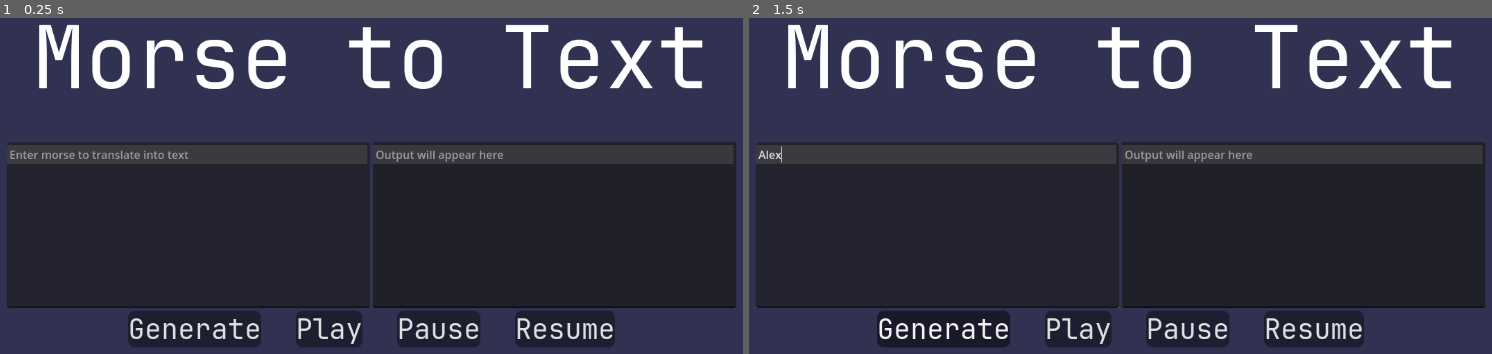
Above: before the commit, frames 1-2 (left to right).
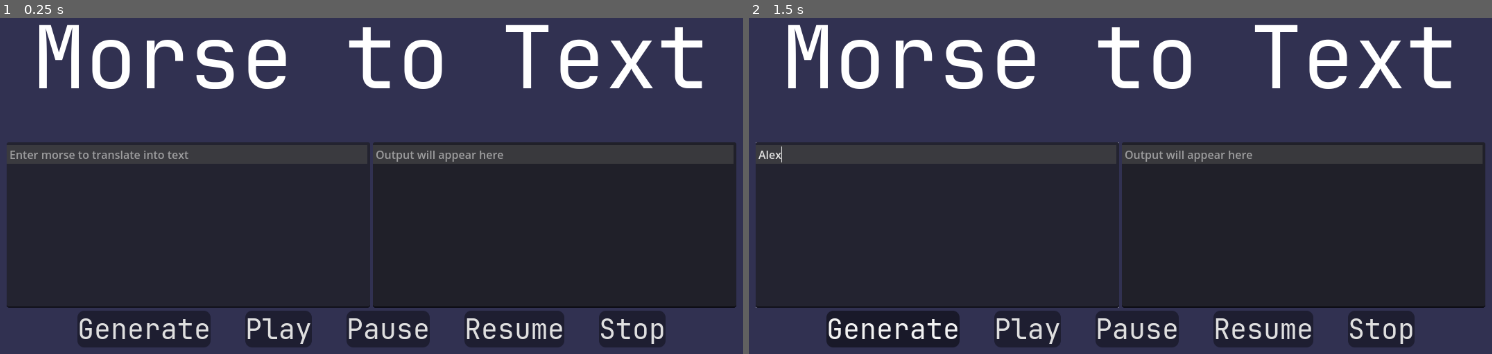
Above: after the commit, the same moments.

Repository: GiorgosAthanasopoulos/VisualMorse
Game: Godot game, scene res://scenes/MorseToTextScene.tscn
Same seed, same stepped clock (60 frames per second), same inputs: the game is played once before the commit and once after it. This scene is started directly instead of the project's main scene. Sound files missing from this copy of the repository are replaced by a short silence.
Inputs (mouse positions are in pixels of both pictures, inside the frame that each line leads up to):
- Up to frame 1 (0.25 s): no input
- Up to frame 2 (1.5 s): click (934, 226) at 0.52 s; type "Alex" at 0.6 s; click "Generate" at 1.25 s

The runs differ from the first frame. In frame 1, 5.8% of the frame differs, in the area x 10-90%, y 87-98%; in frame 2, 5.8%.

Commit message:
fixed type hinting on all script files

Diff:
--- a/scenes/MorseToTextScene.tscn
+++ b/scenes/MorseToTextScene.tscn
@@ -133,6 +133,19 @@
 theme_override_styles/pressed = SubResource("StyleBoxFlat_6cag6")
 text = "Resume"
 
+[node name="StopButtonMarginContainer" type="MarginContainer" parent="ParentMarginContainer2/ContentVerticalContainer/ButtonsHorizontalContainer"]
+layout_mode = 2
+
+[node name="StopButton" type="Button" parent="ParentMarginContainer2/ContentVerticalContainer/ButtonsHorizontalContainer/StopButtonMarginContainer"]
+layout_mode = 2
+focus_mode = 0
+theme_override_fonts/font = ExtResource("2_w7ruq")
+theme_override_font_sizes/font_size = 40
+theme_override_styles/normal = SubResource("StyleBoxFlat_k62ix")
+theme_override_styles/hover = SubResource("StyleBoxFlat_v566s")
+theme_override_styles/pressed = SubResource("StyleBoxFlat_6cag6")
+text = "Stop"
+
 [node name="Morse" type="AudioStreamPlayer" parent="."]
 bus = &"Sound"
 
@@ -140,3 +153,4 @@
 [connection signal="button_up" from="ParentMarginContainer2/ContentVerticalContainer/ButtonsHorizontalContainer/PlayButtonMarginContainer/PlayButton" to="." method="_on_play_button_button_up"]
 [connection signal="button_up" from="ParentMarginContainer2/ContentVerticalContainer/ButtonsHorizontalContainer/PauseButtonMarginContainer/PauseButton" to="." method="_on_pause_button_button_up"]
 [connection signal="button_up" from="ParentMarginContainer2/ContentVerticalContainer/ButtonsHorizontalContainer/ResumeButtonMarginContainer/ResumeButton" to="." method="_on_resume_button_button_up"]
+[connection signal="button_up" from="ParentMarginContainer2/ContentVerticalContainer/ButtonsHorizontalContainer/StopButtonMarginContainer/StopButton" to="." method="_on_stop_button_button_up"]
--- a/scenes/TextToMorseScene.tscn
+++ b/scenes/TextToMorseScene.tscn
@@ -133,6 +133,19 @@
 theme_override_styles/pressed = SubResource("StyleBoxFlat_l4p84")
 text = "Resume"
 
+[node name="StopButtonMarginContainer" type="MarginContainer" parent="ParentMarginContainer/ContentVerticalContainer/ButtonsHorizontalContainer"]
+layout_mode = 2
+
+[node name="StopButton" type="Button" parent="ParentMarginContainer/ContentVerticalContainer/ButtonsHorizontalContainer/StopButtonMarginContainer"]
+layout_mode = 2
+focus_mode = 0
+theme_override_fonts/font = ExtResource("2_qr0ee")
+theme_override_font_sizes/font_size = 40
+theme_override_styles/normal = SubResource("StyleBoxFlat_jqyur")
+theme_override_styles/hover = SubResource("StyleBoxFlat_kxvou")
+theme_override_styles/pressed = SubResource("StyleBoxFlat_l4p84")
+text = "Stop"
+
 [node name="Morse" type="AudioStreamPlayer" parent="."]
 bus = &"Sound"
 
@@ -140,3 +153,4 @@
 [connection signal="button_up" from="ParentMarginContainer/ContentVerticalContainer/ButtonsHorizontalContainer/PlayButtonMarginContainer/PlayButton" to="." method="_on_play_button_button_up"]
 [connection signal="button_up" from="ParentMarginContainer/ContentVerticalContainer/ButtonsHorizontalContainer/PauseButtonMarginContainer/PauseButton" to="." method="_on_pause_button_button_up"]
 [connection signal="button_up" from="ParentMarginContainer/ContentVerticalContainer/ButtonsHorizontalContainer/ResumeButtonMarginContainer/ResumeButton" to="." method="_on_resume_button_button_up"]
+[connection signal="button_up" from="ParentMarginContainer/ContentVerticalContainer/ButtonsHorizontalContainer/StopButtonMarginContainer/StopButton" to="." method="_on_stop_button_button_up"]
--- a/scripts/CopyPracticeScene.gd
+++ b/scripts/CopyPracticeScene.gd
@@ -6,7 +6,7 @@
 var solution: String
 
 
-func _ready():
+func _ready() -> void:
 	Utils.pause_music()
 
 
--- a/scripts/LobbyScene.gd
+++ b/scripts/LobbyScene.gd
@@ -1,16 +1,15 @@
 extends Node2D
 
+@export var mainMenuScene: String
+@export var morseToTextScene: String
+@export var textToMorseScene: String
+@export var copyPracticeScene: String
+@export var sendPracticeScene: String
 
-@export var mainMenuScene : String
-@export var morseToTextScene : String
-@export var textToMorseScene : String
-@export var copyPracticeScene : String
-@export var sendPracticeScene : String
-
-var freeToGoBack : bool = false
+var freeToGoBack: bool = false
 
 
-func _ready():
+func _ready() -> void:
 	Utils.resume_music()
 
 
--- a/scripts/MorseToTextScene.gd
+++ b/scripts/MorseToTextScene.gd
@@ -1,11 +1,11 @@
 extends Node2D
 
-@export var lobbyScene : String
+@export var lobbyScene: String
 
 var morsePosition: float = 0.0
 
 
-func _ready():
+func _ready() -> void:
 	Utils.pause_music()
 
 
@@ -14,21 +14,35 @@
 		get_tree().change_scene_to_file(lobbyScene)
 
 
-func _on_generate_button_button_up():
-	$"ParentMarginContainer2/ContentVerticalContainer/IOHorizontalContainer/OutputTextEdit".text = Utils.morse_to_text($"ParentMarginContainer2/ContentVerticalContainer/IOHorizontalContainer/InputTextEdit".text)
-	Utils.generate_morse_audio($"ParentMarginContainer2/ContentVerticalContainer/IOHorizontalContainer/OutputTextEdit".text)
+func _on_generate_button_button_up() -> void:
+	$"ParentMarginContainer2/ContentVerticalContainer/IOHorizontalContainer/OutputTextEdit".text = (
+		Utils
+		. morse_to_text(
+			(
+				$"ParentMarginContainer2/ContentVerticalContainer/IOHorizontalContainer/InputTextEdit"
+				. text
+			)
+		)
+	)
+	Utils.generate_morse_audio(
+		$"ParentMarginContainer2/ContentVerticalContainer/IOHorizontalContainer/OutputTextEdit".text
+	)
 	$Morse.stream = Utils.load_audio_stream_from_file(GlobalVariables.morseFilename)
 
 
-func _on_play_button_button_up():
+func _on_play_button_button_up() -> void:
 	$Morse.play()
 
 
-func _on_pause_button_button_up():
+func _on_pause_button_button_up() -> void:
 	morsePosition = $Morse.get_playback_position()
 	$Morse.stop()
 
 
-func _on_resume_button_button_up():
+func _on_resume_button_button_up() -> void:
 	if not $Morse.playing:
 		$Morse.play(morsePosition)
+
+
+func _on_stop_button_button_up() -> void:
+	$Morse.stop()
--- a/scripts/SendPracticeScene.gd
+++ b/scripts/SendPracticeScene.gd
@@ -1,10 +1,9 @@
 extends Node2D
 
-
-@export var lobbyScene : String
+@export var lobbyScene: String
 
 
-func _ready():
+func _ready() -> void:
 	Utils.pause_music()
 
 
--- a/scripts/TextToMorseScene.gd
+++ b/scripts/TextToMorseScene.gd
@@ -1,12 +1,11 @@
 extends Node2D
 
-
-@export var lobbyScene : String
+@export var lobbyScene: String
 
 var morsePosition: float = 0.0
 
 
-func _ready():
+func _ready() -> void:
 	Utils.pause_music()
 
 
@@ -16,13 +15,24 @@
 
 
 func _on_generate_button_button_up() -> void:
-	$"ParentMarginContainer/ContentVerticalContainer/IOHorizontalContainer/OutputTextEdit".text = Utils.text_to_morse($"ParentMarginContainer/ContentVerticalContainer/IOHorizontalContainer/InputTextEdit".text)
-	Utils.generate_morse_audio($"ParentMarginContainer/ContentVerticalContainer/IOHorizontalContainer/InputTextEdit".text)
+	$"ParentMarginContainer/ContentVerticalContainer/IOHorizontalContainer/OutputTextEdit".text = (
+		Utils
+		. text_to_morse(
+			(
+				$"ParentMarginContainer/ContentVerticalContainer/IOHorizontalContainer/InputTextEdit"
+				. text
+			)
+		)
+	)
+	Utils.generate_morse_audio(
+		$"ParentMarginContainer/ContentVerticalContainer/IOHorizontalContainer/InputTextEdit".text
+	)
 	$Morse.stream = Utils.load_audio_stream_from_file(GlobalVariables.morseFilename)
 
 
 func _on_play_button_button_up() -> void:
 	$Morse.play()
+
 
 func _on_pause_button_button_up() -> void:
 	morsePosition = $Morse.get_playback_position()
@@ -32,3 +42,7 @@
 func _on_resume_button_button_up() -> void:
 	if not $Morse.playing:
 		$Morse.play(morsePosition)
+
+
+func _on_stop_button_button_up() -> void:
+	$Morse.stop()
--- a/scripts/Utils.gd
+++ b/scripts/Utils.gd
@@ -54,7 +54,7 @@
 var position: float = 0.0
 
 
-func _ready():
+func _ready() -> void:
 	for key in text_to_morse_map:
 		morse_to_text_map[text_to_morse_map[key]] = key
 	for key in prosign_map:
@@ -120,6 +120,10 @@
 
 
 func generate_morse_audio(morse: String) -> void:
+	var sound_dir: String = "./assets/sound"
+	if not DirAccess.dir_exists_absolute(sound_dir):
+		DirAccess.make_dir_absolute(sound_dir)
+
 	for ch in morse.to_lower():
 		if not text_to_morse_map.has(ch):
 			morse = morse.replace(ch, "")
@@ -266,7 +270,7 @@
 	var res: String = ""
 
 	while len(res) < length:
-		var rand_prosign: String = prosign_map.keys()[get_rand_int(0, len(prosign_map.keys())-1)]
+		var rand_prosign: String = prosign_map.keys()[get_rand_int(0, len(prosign_map.keys()) - 1)]
 		res += rand_prosign + " "
 
 	return res.strip_edges()
Not shown, changed: assets/sound/morse.wav
